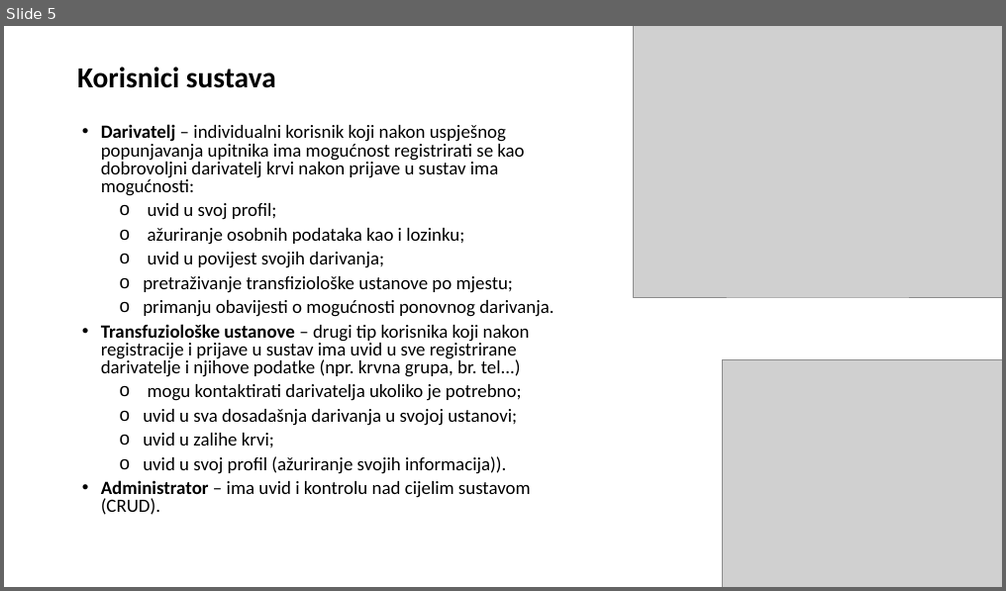
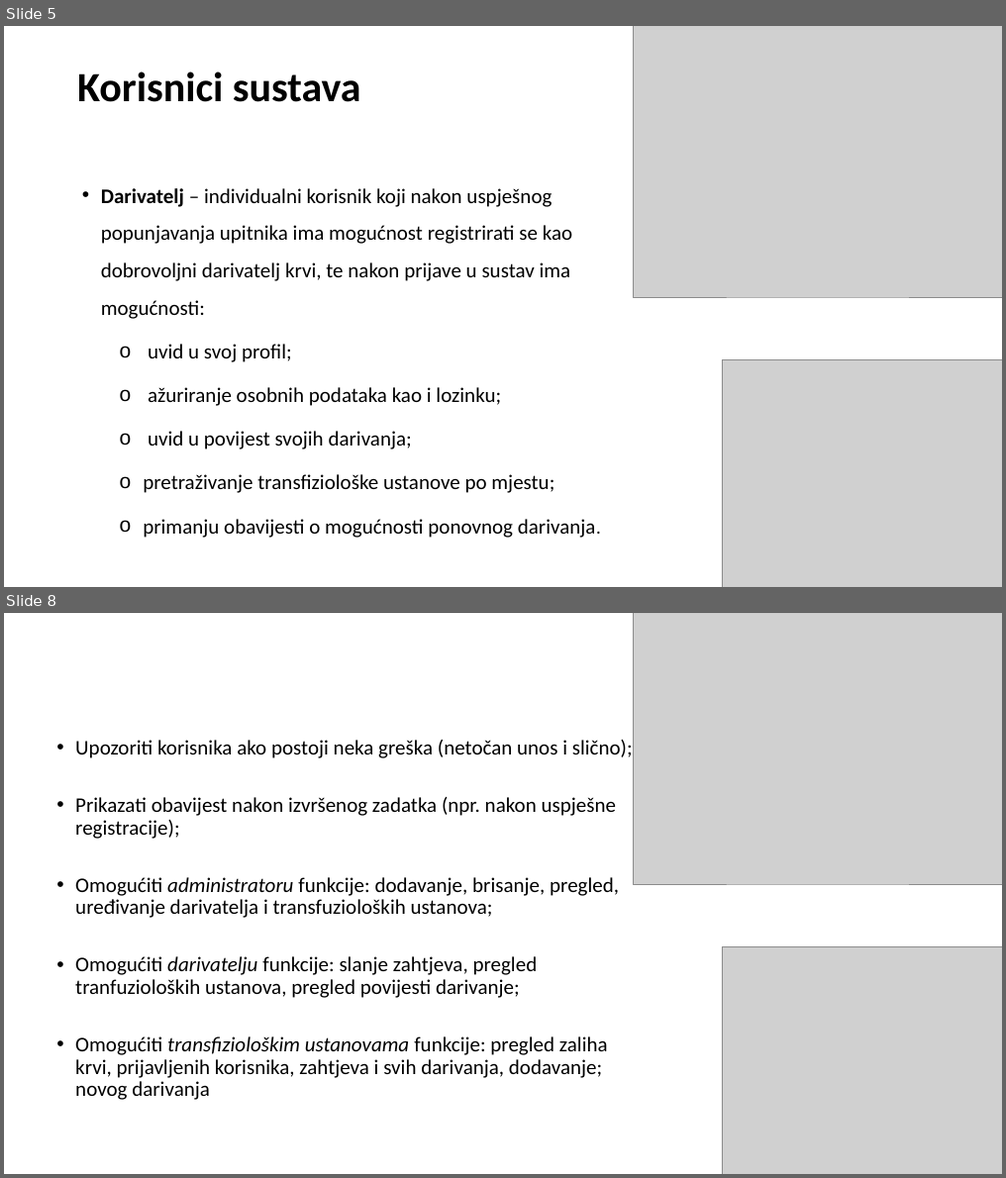
Before and after one commit to MarijanaOmazic/Prezentacija, a slide deck: Blood_register.pptx. Shown one above the other, each under a label of ours: slide 5 before the commit, slides 5 and 8 after it; the slides between them are not shown. The pictures are 1006x591 and 1006x1178 pixels, drawn with LibreOffice and Linux fonts; fonts in the diff are those of the drawing; grey boxes stand for pictures; background and template pictures are left out. Boxes give left, top, right and bottom in pixels: in the first picture for what was removed or moved away, otherwise in the second. Text is boxed around its words. In the diff, an @@ line names an element or a change of style, - is before the commit and + after.

```diff
--- a/Blood_register.pptx
+++ b/Blood_register.pptx
@@ slide 8 added at <box>4,613,1002,1174</box>, background picture (left out) @@
@@ picture added at <box>634,613,1002,884</box> @@
@@ text added at <box>75,740,633,1100</box>, 20 pt, text #000000 @@
+• Upozoriti korisnika ako postoji neka greška (netočan unos i slično);
+• Prikazati obavijest nakon izvršenog zadatka (npr. nakon uspješne registracije);
+• Omogućiti administratoru funkcije: dodavanje, brisanje, pregled, uređivanje darivatelja i transfuzioloških ustanova;
+• Omogućiti darivatelju funkcije: slanje zahtjeva, pregled tranfuzioloških ustanova, pregled povijesti darivanje;
+• Omogućiti transfiziološkim ustanovama funkcije: pregled zaliha krvi, prijavljenih korisnika, zahtjeva i svih darivanja, dodavanje; novog darivanja
@@ picture added at <box>722,947,1002,1174</box> @@
@@ slide 5 changed as well @@
@@ text at <box>77,72,596,538</box>: size 28 to 40 pt in "Korisnici sustava"; size 18 to 20 pt in "uvid u svoj profil;", "ažuriranje osobnih podataka kao i lozinku;", "uvid u povijest svojih darivanja;", "pretraživanje transfiziološke ustanove po mjestu;" and 1 more places; line spacing 0.8 to 0.9; line spacing 0.8 to 1.5 @@
@@ text at <box>101,188,572,319</box>: text changed; size 18 to 20 pt @@
-• Darivatelj – individualni korisnik koji nakon uspješnog popunjavanja upitnika ima mogućnost registrirati se kao dobrovoljni darivatelj krvi nakon prijave u sustav ima mogućnosti:
+• Darivatelj – individualni korisnik koji nakon uspješnog popunjavanja upitnika ima mogućnost registrirati se kao dobrovoljni darivatelj krvi, te nakon prijave u sustav ima mogućnosti:
@@ text at <box>101,324,531,515</box>: paragraphs removed @@
-• Transfuziološke ustanove – drugi tip korisnika koji nakon registracije i prijave u sustav ima uvid u sve registrirane darivatelje i njihove podatke (npr. krvna grupa, br. tel...)
-  o mogu kontaktirati darivatelja ukoliko je potrebno;
-  o uvid u sva dosadašnja darivanja u svojoj ustanovi;
-  o uvid u zalihe krvi;
-  o uvid u svoj profil (ažuriranje svojih informacija)).
-• Administrator – ima uvid i kontrolu nad cijelim sustavom (CRUD).
```
Also in this commit, not shown: 12 other slides changed, 8 other slides added, 1 slide removed.
